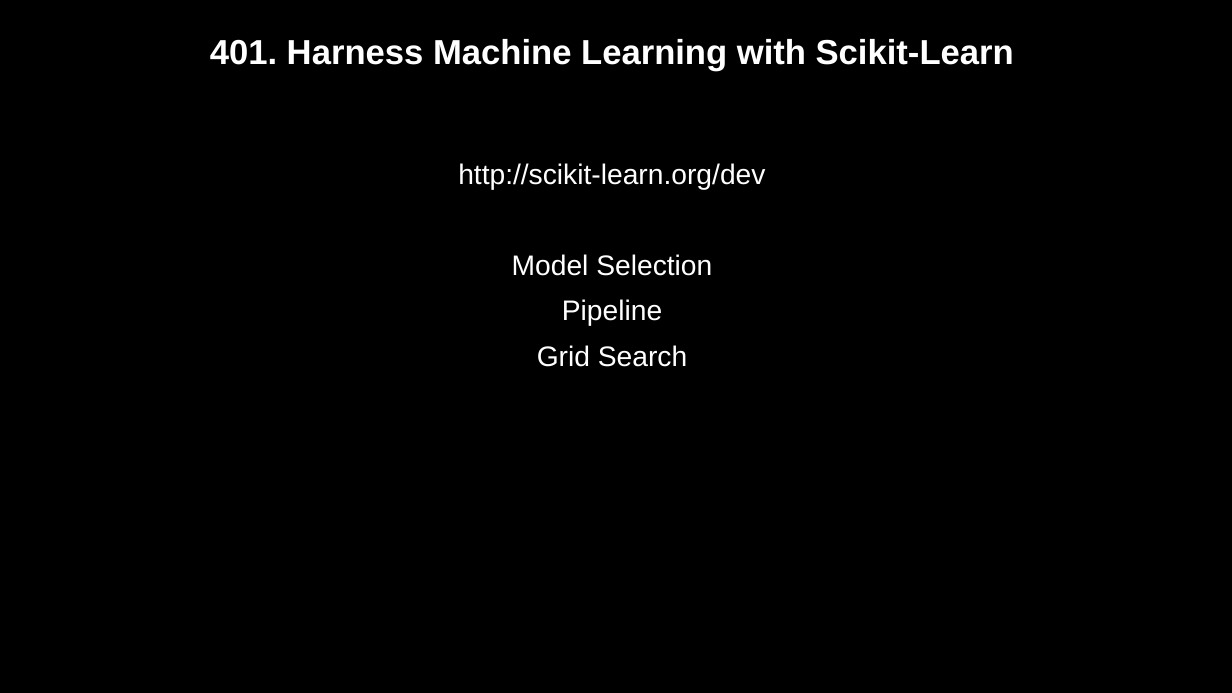
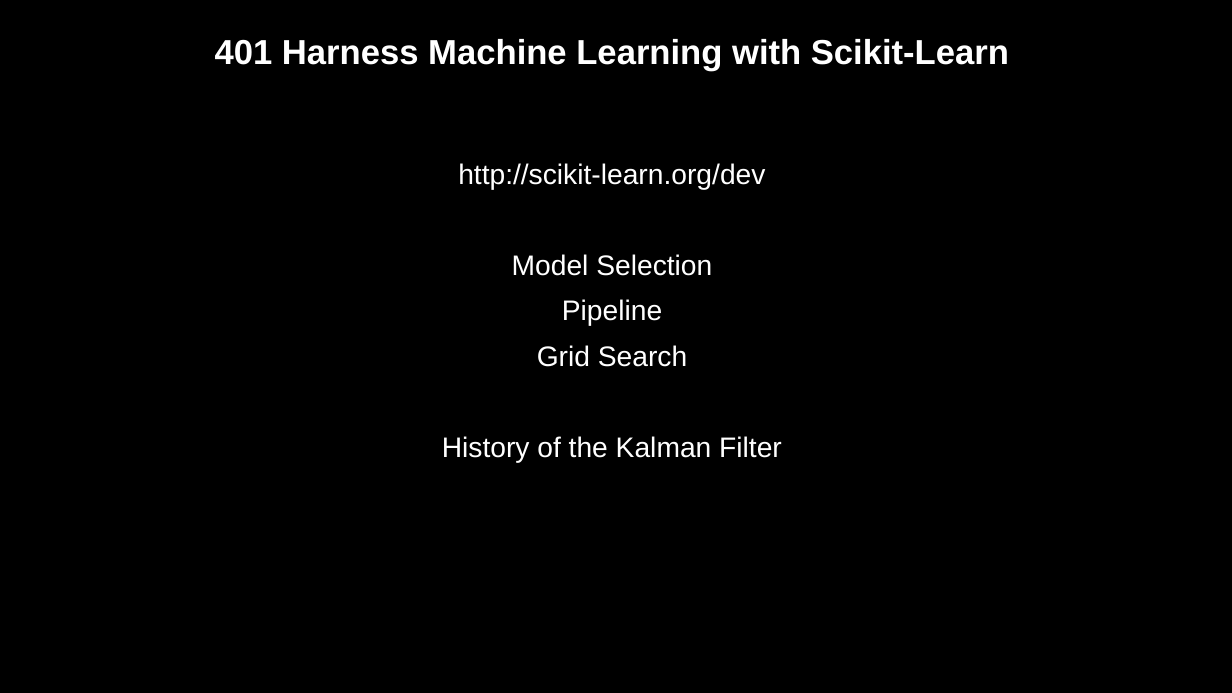
Before and after one commit to crosscompute/analytical-tutorials, a slide deck: slide 40 of slides/CrossDisciplinaryAnalyticsWithPython.odp (slide 42 before the commit). Drawn at 1232x693 pixels with LibreOffice and Linux fonts; fonts in the diff are those of the drawing. Boxes give left, top, right and bottom in pixels: in the first picture for what was removed or moved away, otherwise in the second. Text is boxed around its words. In the diff, an @@ line names an element or a change of style, - is before the commit and + after.

```diff
--- a/slides/CrossDisciplinaryAnalyticsWithPython.odp
+++ b/slides/CrossDisciplinaryAnalyticsWithPython.odp
@@ title at <box>215,39,1009,71</box>: text changed @@
-401. Harness Machine Learning with Scikit-Learn
+401 Harness Machine Learning with Scikit-Learn
@@ text at <box>442,436,782,462</box>: paragraph added @@
+History of the Kalman Filter
```
Also in this commit, not shown: 20 other slides changed, 5 slides added, 6 slides removed, 22 other files.
